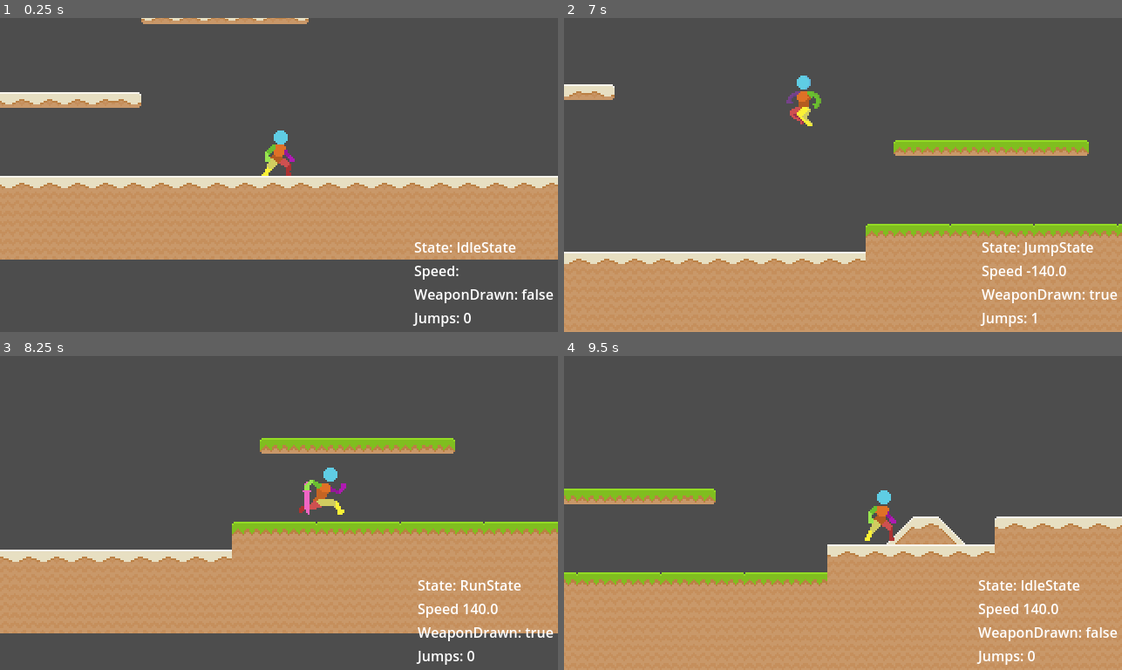
Above: before the commit, frames 1-4 (two rows, left to right).
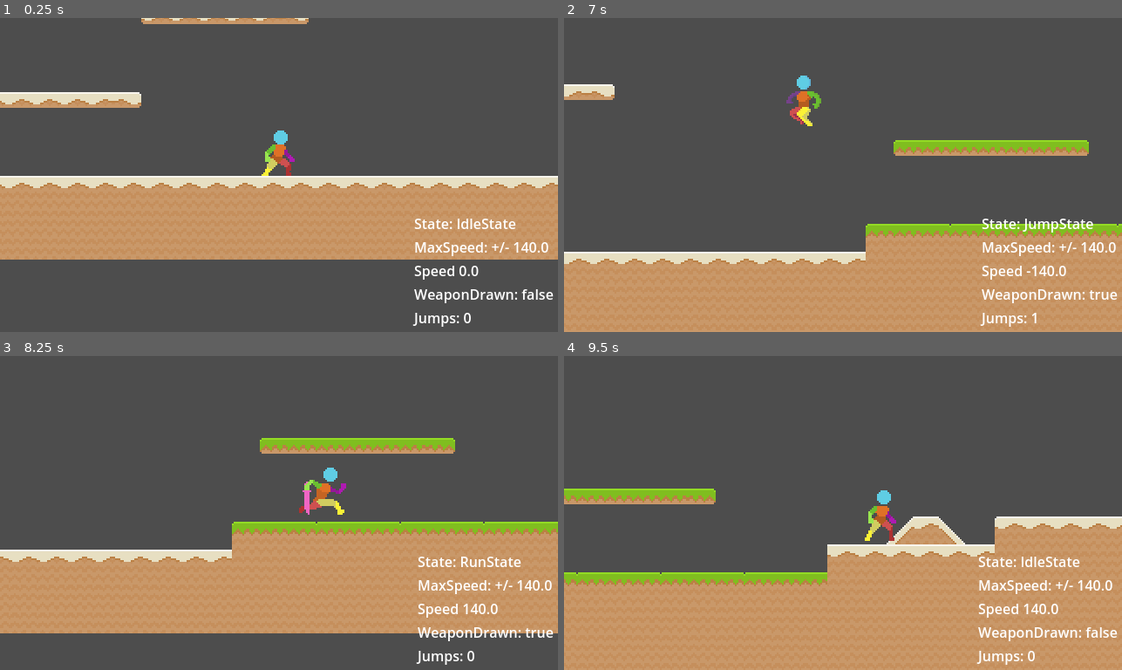
Above: after the commit, the same moments.

Repository: deanblackborough/godot-platformer
Game: Godot game, scene res://Scenes/Game.tscn
The game is run twice, just before and just after one commit, with the same random seed, the same clock (stepped at 60 frames per second) and the same inputs.
Inputs:
- Up to frame 1 (0.25 s): no input
- Up to frame 2 (7 s): hold D (moveRight) 0.53-2.03 s; tap G (toggleWeapon) every 0.75 s from 0.6 to 6.6 s; tap Space (jump) at 0.77, 1.52, 3.02, 3.77, 4.52, 6.02, 6.77 s; hold A (moveLeft) 2.03-2.78 s; hold D (moveRight) 2.78-4.28 s; hold A (moveLeft) 4.28-5.03 s; hold D (moveRight) 5.03-5.78 s; hold A (moveLeft) from 5.78 s (still down)
- Up to frame 3 (8.25 s): release A (moveLeft) at 7.28 s; hold D (moveRight) from 7.28 s (still down); tap G (toggleWeapon) at 7.35, 8.1 s; tap Space (jump) at 7.52 s
- Up to frame 4 (9.5 s): keep holding D (moveRight); tap G (toggleWeapon) at 8.85 s; tap Space (jump) at 9.02 s

The runs differ from the first frame. In frame 1, 0.8% of the frame differs, in the area x 74-99%, y 63-83%; in frame 2, 0.8%; in frame 3, 0.7%; in frame 4, 0.7%.

Commit message:
More debug values

Diff:
--- a/Scenes/Player.tscn
+++ b/Scenes/Player.tscn
@@ -477,6 +477,10 @@
 layout_mode = 2
 text = "State: "
 
+[node name="MaxSpeed" type="Label" parent="CanvasLayer/MarginContainer/VBoxContainer"]
+layout_mode = 2
+text = "Speed: "
+
 [node name="Speed" type="Label" parent="CanvasLayer/MarginContainer/VBoxContainer"]
 layout_mode = 2
 text = "Speed: "
--- a/Scripts/Player/Player.gd
+++ b/Scripts/Player/Player.gd
@@ -7,7 +7,7 @@
 @export var world_gravity: float = 1920
 @export var world_terminal_velocity: float = 525
 
-@export var player_speed: float = 140.0
+@export var player_max_speed: float = 140.0
 @export var player_jump_force: float = -450
 @export var player_max_jumps: int = 1
 
@@ -19,12 +19,14 @@
 @onready var animated_sprite: AnimatedSprite2D = $AnimatedSprite2D
 
 @onready var debug_state: Label = $CanvasLayer/MarginContainer/VBoxContainer/State
+@onready var debug_max_speed: Label = $CanvasLayer/MarginContainer/VBoxContainer/MaxSpeed
 @onready var debug_speed: Label = $CanvasLayer/MarginContainer/VBoxContainer/Speed
 @onready var debug_weapon_drawn: Label = $CanvasLayer/MarginContainer/VBoxContainer/WeaponDrawn
 @onready var debug_jumps: Label = $CanvasLayer/MarginContainer/VBoxContainer/Jumps
 
 func _ready():
 	$Camera2D.zoom = Vector2(2, 2)
+	debug_max_speed.text = "MaxSpeed: +/- %s" % str(player_max_speed)
 	state_machine.change_state("IdleState")
 
 func _process(delta):
--- a/Scripts/Player/States/FallState.gd
+++ b/Scripts/Player/States/FallState.gd
@@ -19,7 +19,8 @@
 		player.velocity.y = player.world_terminal_velocity
 
 	var direction = Input.get_axis("moveLeft", "moveRight")
-	player.velocity.x = player.player_speed * direction
+	player.debug_speed.text = "Speed %s " % str(player.player_max_speed * direction)
+	player.velocity.x = player.player_max_speed * direction
 
 	if Input.is_action_just_pressed("jump"):
 		if player.player_jumps < player.player_max_jumps:
--- a/Scripts/Player/States/JumpState.gd
+++ b/Scripts/Player/States/JumpState.gd
@@ -12,7 +12,8 @@
 func physics_update(delta):
 	# Apply horizontal input
 	var direction = Input.get_axis("moveLeft", "moveRight")
-	player.velocity.x = player.player_speed * direction
+	player.debug_speed.text = "Speed %s " % str(player.player_max_speed * direction)
+	player.velocity.x = player.player_max_speed * direction
 
 	# Apply gravity
 	player.velocity.y += player.world_gravity * delta
--- a/Scripts/Player/States/RunState.gd
+++ b/Scripts/Player/States/RunState.gd
@@ -28,8 +28,8 @@
 		player.player_jumps = 0
 
 	var direction = Input.get_axis("moveLeft", "moveRight")
-	player.debug_speed.text = "Speed %s " % str(player.player_speed * direction)
-	player.velocity.x = player.player_speed * direction
+	player.debug_speed.text = "Speed %s " % str(player.player_max_speed * direction)
+	player.velocity.x = player.player_max_speed * direction
 	if direction == 0:
 		player.state_machine.change_state("IdleState")
 		return
